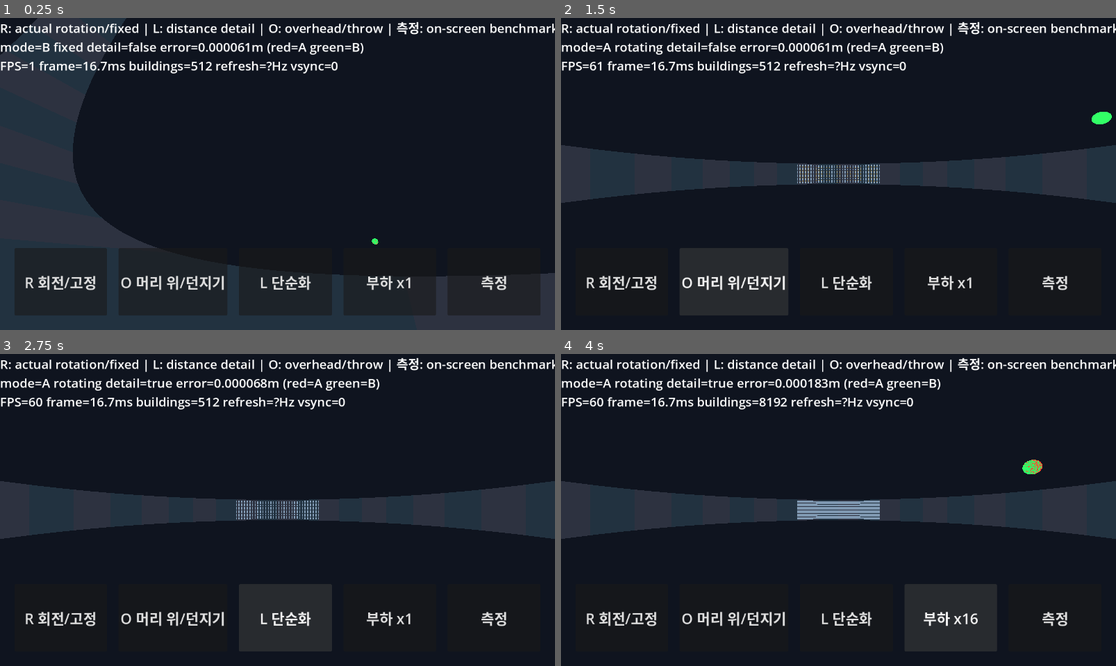
Above: before the commit, frames 1-4 (two rows, left to right).
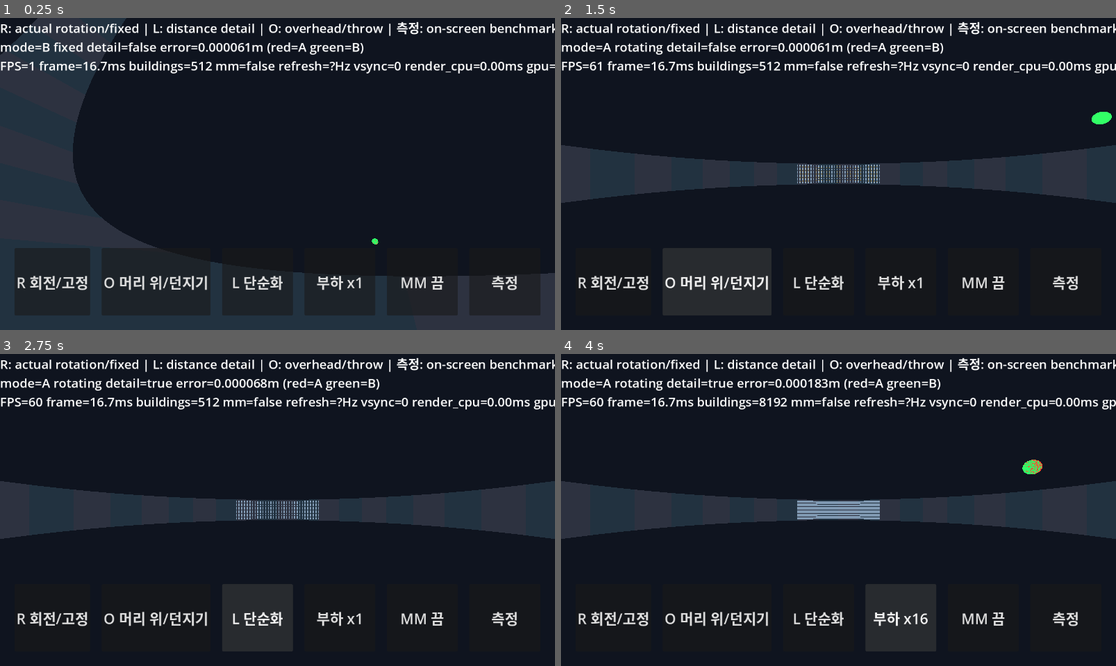
Above: after the commit, the same moments.

Repository: yeongkim0814-svg/habitat
Game: Godot game, scene res://spikes/s1_rotation/main.tscn
Same seed, same stepped clock (60 frames per second), same inputs: the game is played once before the commit and once after it. This scene is started directly instead of the project's main scene.
Inputs:
- Up to frame 1 (0.25 s): no input
- Up to frame 2 (1.5 s): click "R 회전/고정" at 0.5 s; click "O 머리 위/던지기" at 1.25 s
- Up to frame 3 (2.75 s): click "L 단순화" at 2 s
- Up to frame 4 (4 s): click "부하 x1" at 2.75 s; click "부하 x4" at 3.5 s

The runs differ from the first frame. In frame 1, 2.7% of the frame differs, in the area x 3-100%, y 13-88%; in frame 2, 3.5%, in the area x 3-100%, y 13-96%; in frame 3, 3.5%; in frame 4, 3.5%.

Commit message:
feat(s1): MultiMesh 반대편 구역과 렌더 CPU 시간 표시 (Closes #14)
Co-Authored-By: Claude Sonnet 5.5 <noreply@anthropic.com>
Claude-Session: https://claude.ai/code/session_01HASMSy8iY7SeiUjsU1YZyi

Diff:
--- a/spikes/s1_rotation/world.gd
+++ b/spikes/s1_rotation/world.gd
@@ -13,6 +13,14 @@
 var box_mesh := BoxMesh.new()
 var tower_mesh := BoxMesh.new()
 var detail_state := []
+var use_multimesh := false
+var building_count := 0
+var mm_nodes: Array[MultiMeshInstance3D] = []
+var mm_boxes: MultiMesh
+var mm_towers: MultiMesh
+var mm_box_xforms: Array[Transform3D] = []
+var mm_tower_xforms: Array[Transform3D] = []
+var cpu_samples: Array[float] = []
 var buildings: Array[Node3D] = []
 var details: Array[MeshInstance3D] = []
 var label := Label.new()
@@ -59,6 +67,7 @@
 	add_child(label)
 	label.add_theme_font_size_override("font_size", 26)
 	build_touch_ui()
+	RenderingServer.viewport_set_measure_render_time(get_viewport().get_viewport_rid(), true)
 	benchmark = "--benchmark" in OS.get_cmdline_user_args()
 	cmdline_benchmark = benchmark
 	if benchmark and DisplayServer.get_name() == "headless":
@@ -68,20 +77,32 @@
 	if benchmark:
 		overhead = true
 		DisplayServer.window_set_vsync_mode(DisplayServer.VSYNC_DISABLED)
-	print("S1 ready: 32 reused cylinder modules, %d buildings + %d detail meshes" % [buildings.size(), details.size()])
+	print("S1 ready: 32 reused cylinder modules, %d buildings + %d detail meshes" % [building_count, building_count])
 
 func build_buildings() -> void:
 	# Load x1/x4/x16 keeps 16 rows and widens each row (more columns), so every building stays in the opposite district.
 	for root in buildings:
 		root.free()
+	for node in mm_nodes:
+		node.free()
 	buildings.clear()
 	details.clear()
+	mm_nodes.clear()
+	mm_box_xforms.clear()
+	mm_tower_xforms.clear()
 	var columns: int = 32 * LOADS[load_index]
-	for i in range(columns * 16):
+	building_count = columns * 16
+	for i in range(building_count):
+		var theta := PI / 2.0 + (float(i % columns) / float(columns - 1) - 0.5) * 0.8
+		var pos := Cylinder.point(Motion.R - 10.0, theta, (float(i / columns) - 7.5) * 11.0)
+		var basis := Basis(Vector3.BACK, theta + PI / 2.0)
+		if use_multimesh:
+			mm_box_xforms.append(Transform3D(basis, pos))
+			mm_tower_xforms.append(Transform3D(basis, pos + basis * Vector3(0, 16.0, 0)))
+			continue
 		var root := Node3D.new()
-		var theta := PI / 2.0 + (float(i % columns) / float(columns - 1) - 0.5) * 0.8
-		root.position = Cylinder.point(Motion.R - 10.0, theta, (float(i / columns) - 7.5) * 11.0)
-		root.basis = Basis(Vector3.BACK, theta + PI / 2.0)
+		root.position = pos
+		root.basis = basis
 		habitat.add_child(root)
 		root.add_child(mesh_node(box_mesh, Color(0.5, 0.6, 0.7)))
 		var detail := mesh_node(tower_mesh, Color(0.8, 0.65, 0.3))
@@ -89,7 +110,45 @@
 		root.add_child(detail)
 		buildings.append(root)
 		details.append(detail)
+	if use_multimesh:
+		# One MultiMeshInstance3D per mesh: a whole district is two draw calls instead of 2 per building.
+		mm_boxes = multimesh_node(box_mesh, Color(0.5, 0.6, 0.7), mm_box_xforms)
+		mm_towers = multimesh_node(tower_mesh, Color(0.8, 0.65, 0.3), mm_tower_xforms)
 	detail_state = []
+
+func multimesh_node(mesh: Mesh, color: Color, xforms: Array[Transform3D]) -> MultiMesh:
+	var multimesh := MultiMesh.new()
+	multimesh.transform_format = MultiMesh.TRANSFORM_3D
+	multimesh.mesh = mesh
+	multimesh.instance_count = xforms.size()
+	for i in range(xforms.size()):
+		multimesh.set_instance_transform(i, xforms[i])
+	var node := MultiMeshInstance3D.new()
+	node.multimesh = multimesh
+	var material := StandardMaterial3D.new()
+	material.albedo_color = color
+	material.shading_mode = BaseMaterial3D.SHADING_MODE_UNSHADED
+	node.material_override = material
+	habitat.add_child(node)
+	mm_nodes.append(node)
+	return multimesh
+
+func render_cpu_ms() -> float:
+	# CPU time spent submitting the last frame's render; unlike frame time it is not rounded up to the vsync period.
+	return RenderingServer.viewport_get_measured_render_time_cpu(get_viewport().get_viewport_rid())
+
+func render_gpu_text() -> String:
+	# GPU time is not reported by every renderer (0 means unavailable).
+	var gpu := RenderingServer.viewport_get_measured_render_time_gpu(get_viewport().get_viewport_rid())
+	return "%.2fms" % gpu if gpu > 0.0 else "?"
+
+func mean_of(values: Array[float]) -> float:
+	if values.is_empty():
+		return 0.0
+	var total := 0.0
+	for value in values:
+		total += value
+	return total / values.size()
 
 func refresh_text() -> String:
 	# screen_get_refresh_rate() is unavailable (NaN/-1) on some displays; show '?' instead.
@@ -99,6 +158,22 @@
 func update_detail() -> void:
 	# Distance simplification only changes with camera/mode/load, so it is not recomputed every frame (keeps it out of frame timings).
 	var cam := camera.global_position
+	if use_multimesh:
+		# Reorder tower instances (near first) and show only the near ones when simplified.
+		var near := 0
+		var order: Array[int] = []
+		var far: Array[int] = []
+		for i in range(building_count):
+			if not simplified or cam.distance_to(habitat.global_transform * mm_box_xforms[i].origin) < DETAIL_RANGE:
+				order.append(i)
+			else:
+				far.append(i)
+		near = order.size()
+		order.append_array(far)
+		for k in range(order.size()):
+			mm_towers.set_instance_transform(k, mm_tower_xforms[order[k]])
+		mm_towers.visible_instance_count = near if simplified else building_count
+		return
 	for i in range(buildings.size()):
 		details[i].visible = not simplified or cam.distance_to(buildings[i].global_position) < DETAIL_RANGE
 
@@ -114,7 +189,7 @@
 	row.offset_bottom = -30.0
 	row.offset_left = 30.0
 	row.offset_right = -30.0
-	for entry in [["R", "R 회전/고정"], ["O", "O 머리 위/던지기"], ["L", "L 단순화"], ["P", "부하 x1"], ["B", "측정"]]:
+	for entry in [["R", "R 회전/고정"], ["O", "O 머리 위/던지기"], ["L", "L 단순화"], ["P", "부하 x1"], ["M", "MM 끔"], ["B", "측정"]]:
 		var button := Button.new()
 		button.text = entry[1]
 		button.focus_mode = Control.FOCUS_NONE
@@ -139,6 +214,10 @@
 			load_index = (load_index + 1) % LOADS.size()
 			buttons["P"].text = "부하 x%d" % LOADS[load_index]
 			build_buildings()
+		"M":
+			use_multimesh = not use_multimesh
+			buttons["M"].text = "MM 켬" if use_multimesh else "MM 끔"
+			build_buildings()
 		"B":
 			start_screen_benchmark()
 
@@ -146,6 +225,7 @@
 	# Same sequence as `-- --benchmark`, but results are shown on screen and the scene keeps running.
 	bench_lines.clear()
 	samples.clear()
+	cpu_samples.clear()
 	frame = 0
 	overhead = true
 	simplified = false
@@ -192,11 +272,11 @@
 	camera.basis = Basis(Vector3.RIGHT, PI / 2.0) if overhead else Basis.looking_at(Vector3(25, 25, 45).normalized(), Vector3.UP)
 	exact_ball.position = Motion.inertial(time) if rotating else Motion.rotating_position(time)
 	fixed_ball.position = p.rotated(Vector3.BACK, rotation_angle)
-	var state := [simplified, overhead, load_index]
+	var state := [simplified, overhead, load_index, use_multimesh]
 	if state != detail_state:
 		detail_state = state
 		update_detail()
-	label.text = "R: actual rotation/fixed | L: distance detail …(88 unchanged characters)… en=B)\nFPS=%d frame=%.1fms buildings=%d refresh=%sHz vsync=%d%s" % ["A rotating" if rotating else "B fixed", simplified, p.distance_to(Motion.rotating_position(time)), Engine.get_frames_per_second(), dt * 1000.0, buildings.size(), refresh_text(), DisplayServer.window_get_vsync_mode(), "  [측정 중...]" if benchmark else ""]
+	label.text = "R: actual rotation/fixed | L: distance detail …(88 unchanged characters)… en=B)\nFPS=%d frame=%.1fms buildings=%d mm=%s refresh=%sHz vsync=%d render_cpu=%.2fms gpu=%s%s" % ["A rotating" if rotating else "B fixed", simplified, p.distance_to(Motion.rotating_position(time)), Engine.get_frames_per_second(), dt * 1000.0, building_count, use_multimesh, refresh_text(), DisplayServer.window_get_vsync_mode(), render_cpu_ms(), render_gpu_text(), "  [측정 중...]" if benchmark else ""]
 	if not bench_lines.is_empty():
 		label.text += "\n" + "\n".join(bench_lines)
 	if benchmark:
@@ -205,15 +285,17 @@
 		var phase_frame := (frame - 1) % 720
 		if phase_frame >= 120:
 			samples.append(dt * 1000.0)
+			cpu_samples.append(render_cpu_ms())
 		if phase_frame == 719:
 			samples.sort()
 			var total := 0.0
 			for value in samples:
 				total += value
-			var line := "FRAME buildings=%d detail_simplified=%s mean_ms=%.3f p95_ms=%.3f samples=%d draw_calls=%d refresh_hz=%s vsync=%d" % [buildings.size(), simplified, total / samples.size(), samples[int(samples.size() * 0.95)], samples.size(), Performance.get_monito …(103 unchanged characters)…
+			var line := "FRAME buildings=%d mm=%s detail_simplified=%s mean_ms=%.3f p95_ms=%.3f render_cpu_mean_ms=%.3f samples=%d draw_calls=%d refresh_hz=%s vsync=%d" % [building_count, use_multimesh, simplified, total / samples.size(), samples[int(samples.size() * 0.95)], mean_of(cpu_samples), samples.size(), Performance.get_monito …(103 unchanged characters)…
 			print(line)
 			bench_lines.append(line)
 			samples.clear()
+			cpu_samples.clear()
 			if simplified:
 				finish_benchmark()
 			else:
Not shown, changed: spikes/s1_rotation/README.md
